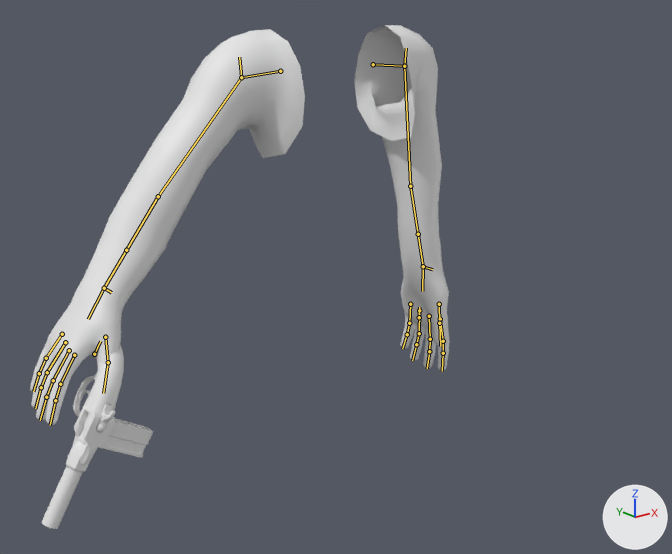
An edit to the Blender file Animations/Animations_Humanoid/Animations_Humanoid_Weapons/Animations_Humanoid_EquipWeapon.blend, drawn before and after from the same camera.
Camera for both pictures: a 50 mm camera at (-1.205, -1.517, 1.567) aimed at (-0.192, -0.25, 1.06). Arrows for +X, +Y and +Z are at lower right; the lights stay in place. The first picture is the older version. Both versions are drawn at frame 1 of the action 'Animation_Humanoid_EquipWeapon_L'; the numbers are the values there. The bones that change, and the others that lie on the model, are drawn over the model as lines.

The first picture shows 'Body_Human_Male_Normal', 'Cartridge ', 'Harmonica Gun'.
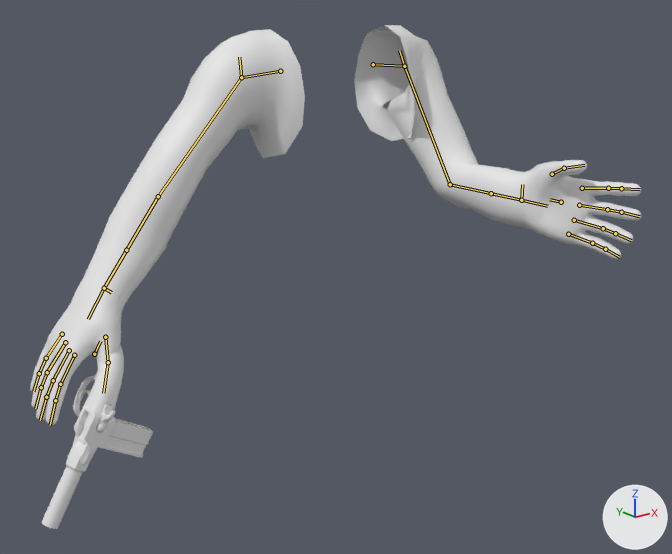
Where the change shows, as pixel boxes (x1, y1, x2, y2) in the pictures (672 x 554 px):
'Body_Human_Male_Normal', posed (45% wider)
    before: (30, 25, 450, 425)
    after: (30, 25, 641, 425)
bone 'Arm.L', root to tip
    before: (404, 66) to (410, 186)
    after: (404, 66) to (450, 184)
bone 'Forearm.L', root to tip
    before: (410, 186) to (423, 266)
    after: (450, 184) to (521, 200)
bone 'Palm.L', root to tip
    before: (423, 266) to (422, 291)
    after: (521, 200) to (547, 206)

The edits, one by one:
Bone 'Arm.L' (bone_arm_l) turns from (32, 1, 3) to (32, -20, 28) degrees about its own x, y and z.
Bone 'Forearm.L' (bone_forearm_l) turns from (0, 0, 0) to (0, 0, 53) degrees about its own x, y and z.
Bone 'Palm.L' (bone_palm_l) turns from (0, 0, 0) to (-10, -1, 3) degrees about its own x, y and z.
